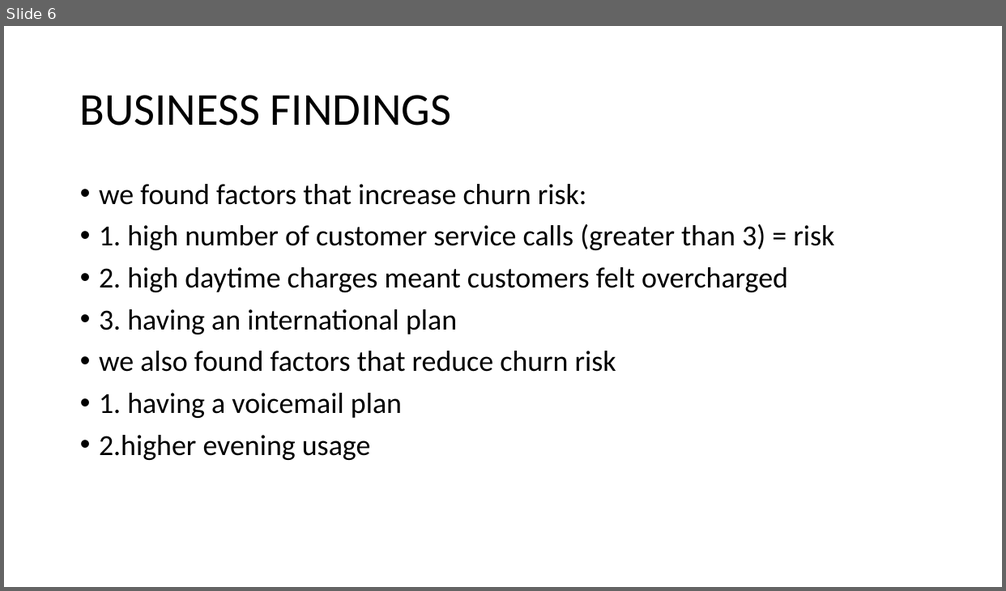
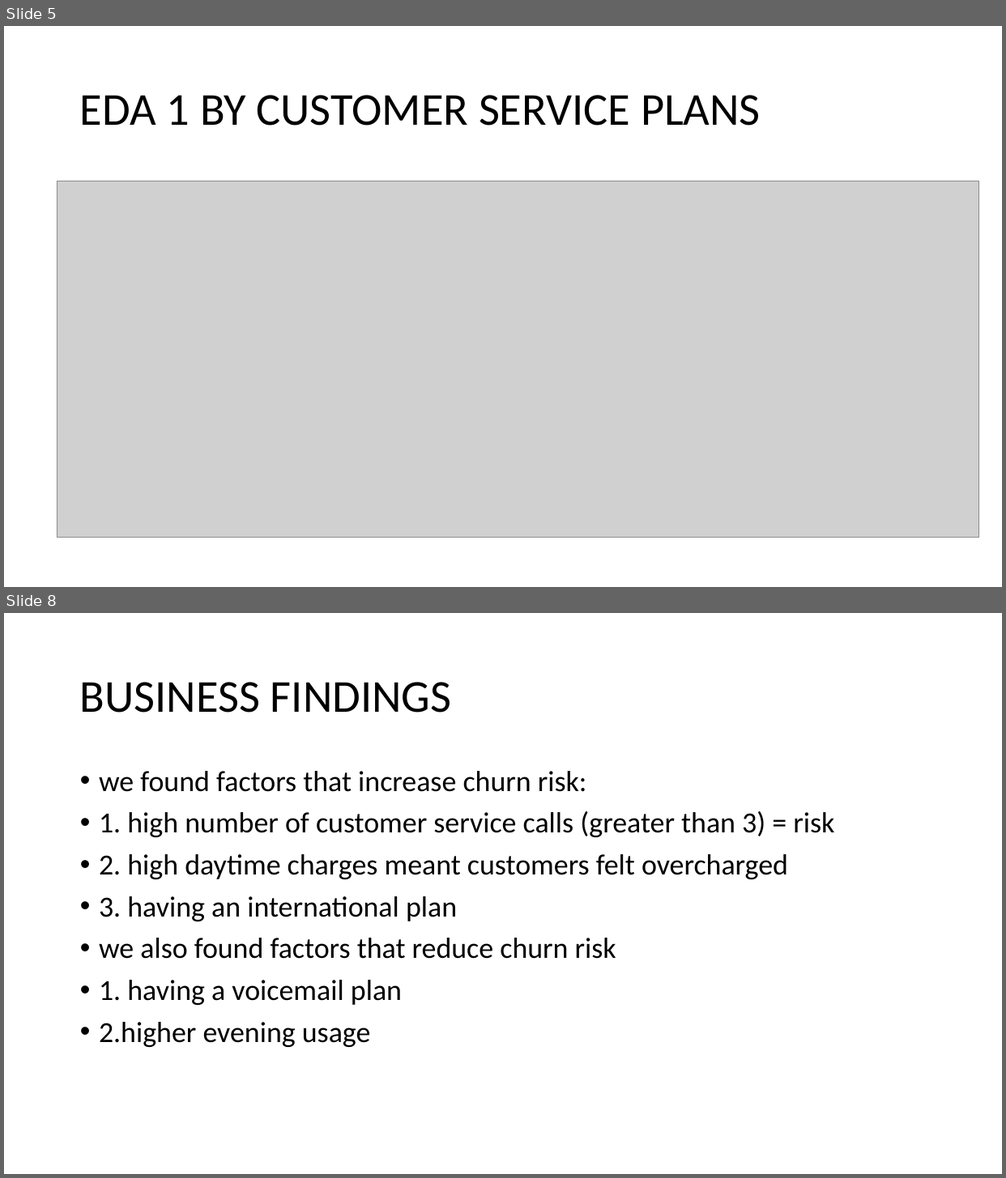
Before and after one commit to K-OK27/phase_3-project, a slide deck: churn PPTX Presentation.pptx. Shown one above the other, each under a label of ours: slide 6 before the commit, slides 5 and 8 after it; the slides between them are not shown. The pictures are 1006x591 and 1006x1178 pixels, drawn with LibreOffice and Linux fonts; fonts in the diff are those of the drawing; grey boxes stand for pictures. Boxes give left, top, right and bottom in pixels: in the first picture for what was removed or moved away, otherwise in the second. Text is boxed around its words. In the diff, an @@ line names an element or a change of style, - is before the commit and + after.

```diff
--- a/churn PPTX Presentation.pptx
+++ b/churn PPTX Presentation.pptx
@@ slide 5 added at (x1=4, y1=26, x2=1002, y2=587), background #FFFFFF @@
@@ title added at (x1=80, y1=95, x2=761, y2=126), 44 pt, text #000000 @@
+EDA 1 BY CUSTOMER SERVICE PLANS
@@ picture added at (x1=57, y1=181, x2=978, y2=538) @@
@@ what was slide 6 is now slide 8 @@
```
Also in this commit, not shown: 3 slides changed, 3 other slides added, 2 slides removed.
